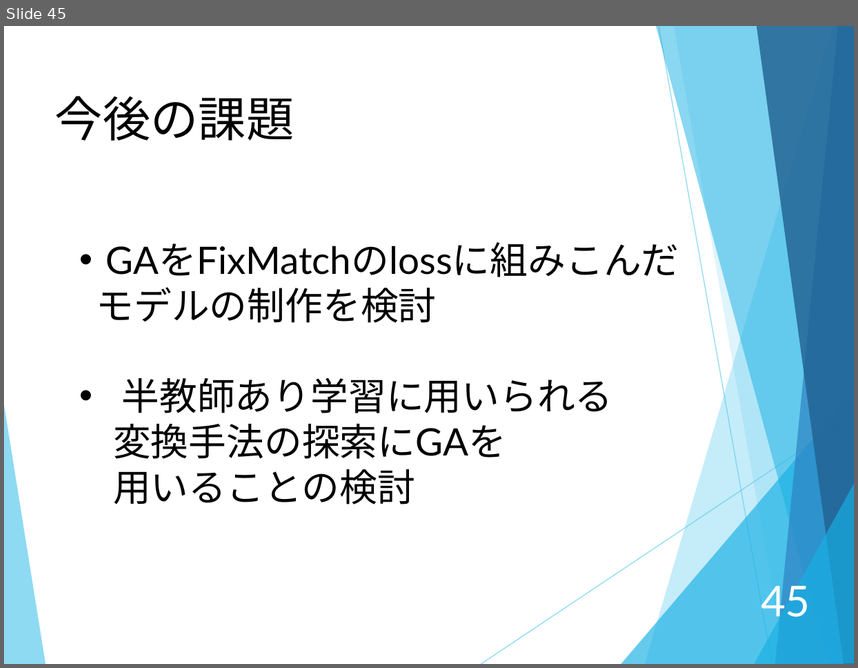
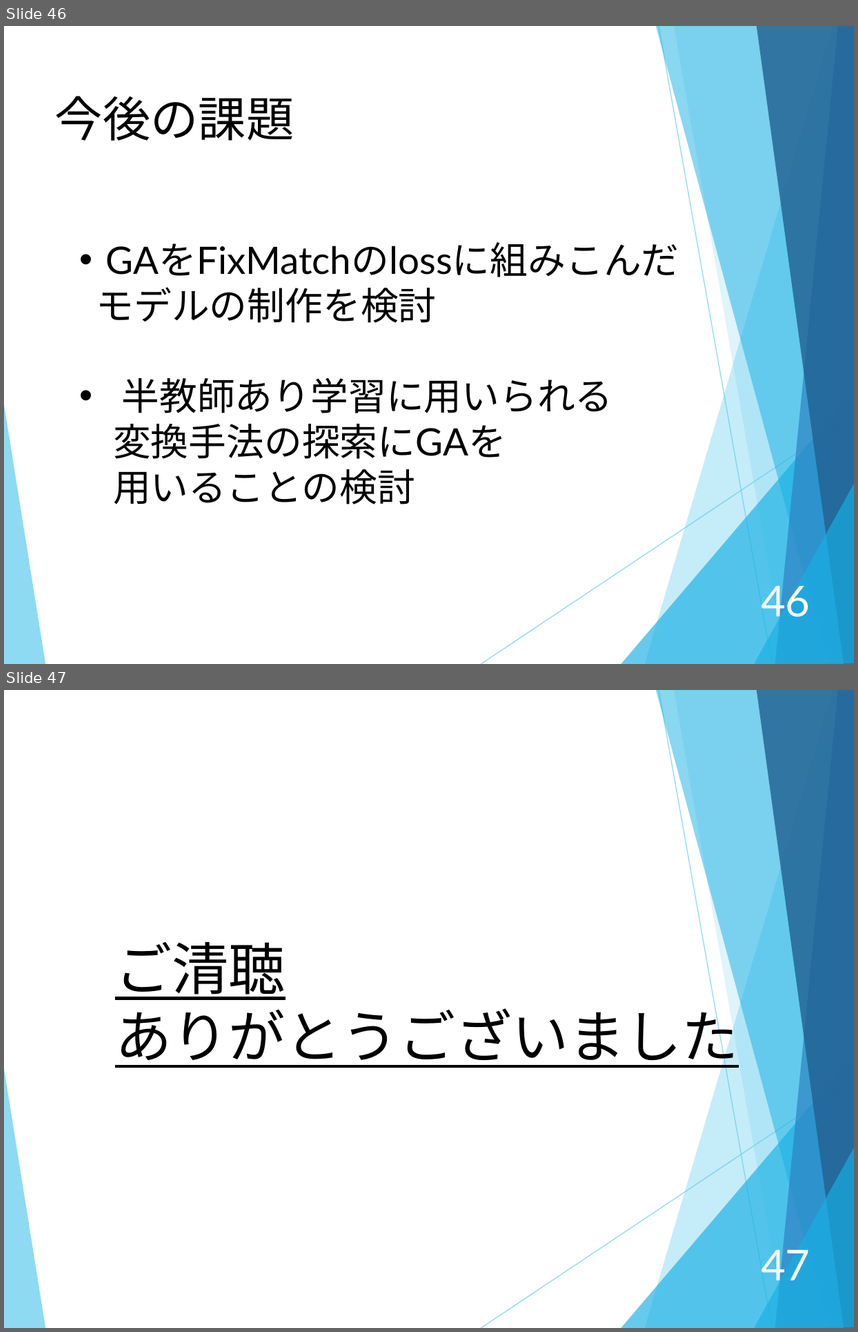
Before and after one commit to 1g-hub/hosokawa, a slide deck: prsn/2020_2nd/2020_2nd_hosokawa.pptx. Shown one above the other, each under a label of ours: slide 45 before the commit, slides 46 and 47 after it. The pictures are 858x668 and 858x1332 pixels, drawn with LibreOffice and Linux fonts; fonts in the diff are those of the drawing. Boxes give left, top, right and bottom in pixels: in the first picture for what was removed or moved away, otherwise in the second. Text is boxed around its words. In the diff, an @@ line names an element or a change of style, - is before the commit and + after.

```diff
--- a/prsn/2020_2nd/2020_2nd_hosokawa.pptx
+++ b/prsn/2020_2nd/2020_2nd_hosokawa.pptx
@@ slide 47 added at (4, 690, 854, 1328), background #FFFFFF; not listed: 10 template elements that a slide beside it also shows @@
@@ text added at (115, 942, 738, 1072), 48 pt, text #000000, underline @@
+ご清聴
+ありがとうございました
@@ page number added at (761, 1250, 810, 1280), 36 pt, text #FFFFFF @@
+47
@@ what was slide 45 is now slide 46 @@
@@ page number at (761, 579, 810, 624): text changed @@
-45
+46
```
Also in this commit, not shown: 3 slides changed, 1 other slide added.
